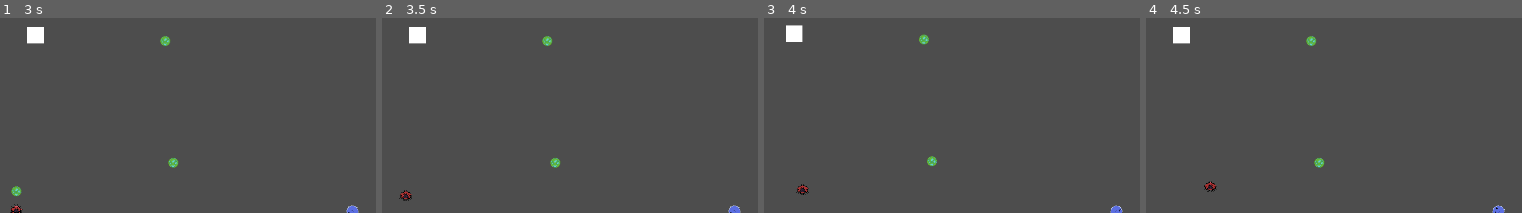
Above: before the commit, frames 1-4 (left to right).
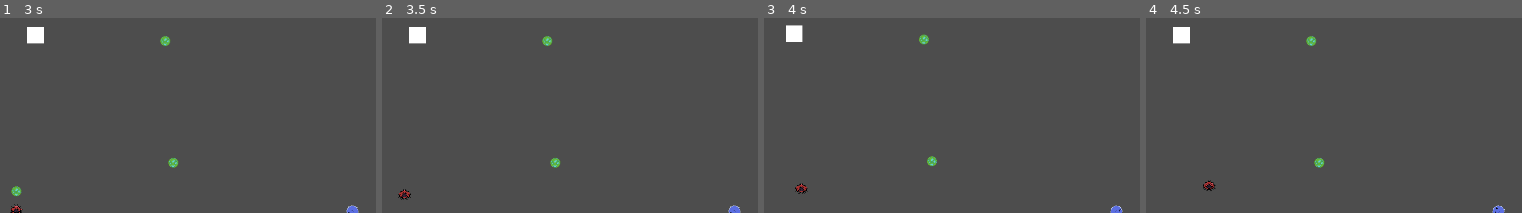
Above: after the commit, the same moments.

Repository: Ethan-D-S/primordial
Game: Godot game, scene res://main.tscn
Same seed, same stepped clock (60 frames per second), same inputs: the game is played once before the commit and once after it.
Inputs (mouse positions are % of the whole screen's width and height, from its top left):
- Up to frame 1 (3 s): tap Enter at 0.5, 2.75 s; move the mouse to (70, 51) at 0.52 s; click (70, 51) at 0.6 s; move the mouse to (26, 63) at 1.27 s; click (26, 63) at 1.35 s; tap Space at 2 s; move the mouse to (58, 32) at 2.02 s; click (58, 32) at 2.1 s; move the mouse to (42, 80) at 2.77 s; click (42, 80) at 2.85 s
- Up to frame 2 (3.5 s): no input
- Up to frame 3 (4 s): move the mouse to (79, 74) at 3.52 s; click (79, 74) at 3.6 s
- Up to frame 4 (4.5 s): tap Space at 4.25 s; move the mouse to (15, 40) at 4.27 s; click (15, 40) at 4.35 s
The pictures show only the part of the screen within x 0-50%, y 8-58%; the shares and areas given below are measured in that part.

Frame 1 is identical in both runs. In frame 2, 0.1% of the frame differs, in the area x 4-8%, y 87-94%; in frame 3, 0.1%; in frame 4, 0.1%, in the area x 15-19%, y 83-90%.

Commit message:
fixed Wanderer and Player's standardized detection pattern

Diff:
--- a/player.tscn
+++ b/player.tscn
@@ -1,9 +1,12 @@
-[gd_scene load_steps=4 format=3 uid="uid://b6a1pk6os5cjd"]
+[gd_scene load_steps=5 format=3 uid="uid://b6a1pk6os5cjd"]
 
 [ext_resource type="Texture2D" uid="uid://elkqrxbfcygl" path="res://assets/sprites/primordial_player.png" id="1_4flbx"]
 [ext_resource type="Script" uid="uid://cmur2pxsrtip1" path="res://player.gd" id="1_onrkg"]
 
 [sub_resource type="CircleShape2D" id="CircleShape2D_i3pqv"]
+radius = 14.0357
+
+[sub_resource type="CircleShape2D" id="CircleShape2D_onrkg"]
 radius = 14.0357
 
 [node name="Player" type="CharacterBody2D"]
@@ -15,3 +18,8 @@
 
 [node name="CollisionShape2D" type="CollisionShape2D" parent="."]
 shape = SubResource("CircleShape2D_i3pqv")
+
+[node name="Area2D" type="Area2D" parent="."]
+
+[node name="CollisionShape2D" type="CollisionShape2D" parent="Area2D"]
+shape = SubResource("CircleShape2D_onrkg")
--- a/wanderer.gd
+++ b/wanderer.gd
@@ -8,7 +8,7 @@
 
 func _physics_process(delta: float) -> void:
 	if is_instance_valid(target):
-		print("chasing: ", target.global_position)
+		#print("chasing: ", target.global_position)
 		# normalize position difference so that the vector will be no greater than 1
 		var direction = (target.global_position-global_position).normalized()
 		velocity = lerp(velocity, direction * speed, 10*delta)
@@ -18,11 +18,10 @@
 
 	move_and_slide()
 
-
-
+# uses sight node
 func find_target() -> Node2D:
 	#get bodies from sight area
-	var areas = $sight_area.get_overlapping_areas()
+	var areas = $sight.get_overlapping_areas()
 	#print("areas found: ", areas.size())
 	for area in areas:
 		if area.is_in_group("algae"):
@@ -35,8 +34,14 @@
 	mass += mass_eaten
 #	grow()
 
-
-func _on_border_area_entered(area: Area2D) -> void:
+# eating static food, like algae
+func _on_touch_area_entered(area: Area2D) -> void:
 	if area.is_in_group("algae"):
 		eat(area.mass)
 		area.queue_free()
+
+# contacted by body, like player
+func _on_touch_body_entered(body: Node2D) -> void:
+	if body.mass > mass:
+		body.eat(mass)
+		queue_free()
--- a/wanderer.tscn
+++ b/wanderer.tscn
@@ -3,11 +3,11 @@
 [ext_resource type="Script" uid="uid://bx5d4baxvpo0q" path="res://wanderer.gd" id="1_icjva"]
 [ext_resource type="Texture2D" uid="uid://bfbimgok4hahf" path="res://assets/sprites/wanderer.png" id="2_3amrx"]
 
+[sub_resource type="CircleShape2D" id="CircleShape2D_icjva"]
+radius = 14.0357
+
 [sub_resource type="CircleShape2D" id="CircleShape2D_gr7fw"]
 radius = 396.556
-
-[sub_resource type="CircleShape2D" id="CircleShape2D_icjva"]
-radius = 14.1421
 
 [node name="Wanderer" type="CharacterBody2D"]
 script = ExtResource("1_icjva")
@@ -16,14 +16,20 @@
 texture_filter = 1
 texture = ExtResource("2_3amrx")
 
-[node name="sight_area" type="Area2D" parent="."]
+[node name="CollisionShape2D" type="CollisionShape2D" parent="."]
+position = Vector2(0, 2)
+shape = SubResource("CircleShape2D_icjva")
 
-[node name="CollisionShape2D" type="CollisionShape2D" parent="sight_area"]
+[node name="sight" type="Area2D" parent="."]
+
+[node name="CollisionShape2D" type="CollisionShape2D" parent="sight"]
 shape = SubResource("CircleShape2D_gr7fw")
 
-[node name="border" type="Area2D" parent="."]
+[node name="touch" type="Area2D" parent="."]
 
-[node name="CollisionShape2D" type="CollisionShape2D" parent="border"]
+[node name="CollisionShape2D" type="CollisionShape2D" parent="touch"]
+position = Vector2(0, 2)
 shape = SubResource("CircleShape2D_icjva")
 
-[connection signal="area_entered" from="border" to="." method="_on_border_area_entered"]
+[connection signal="area_entered" from="touch" to="." method="_on_touch_area_entered"]
+[connection signal="body_entered" from="touch" to="." method="_on_touch_body_entered"]
